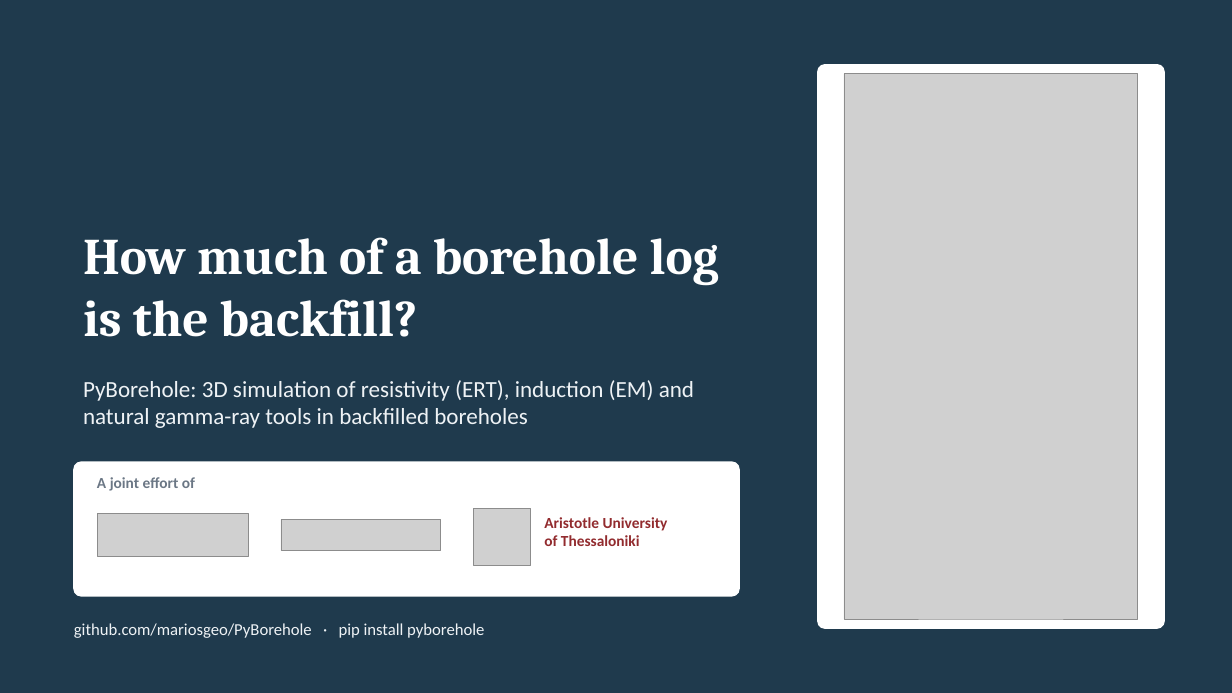
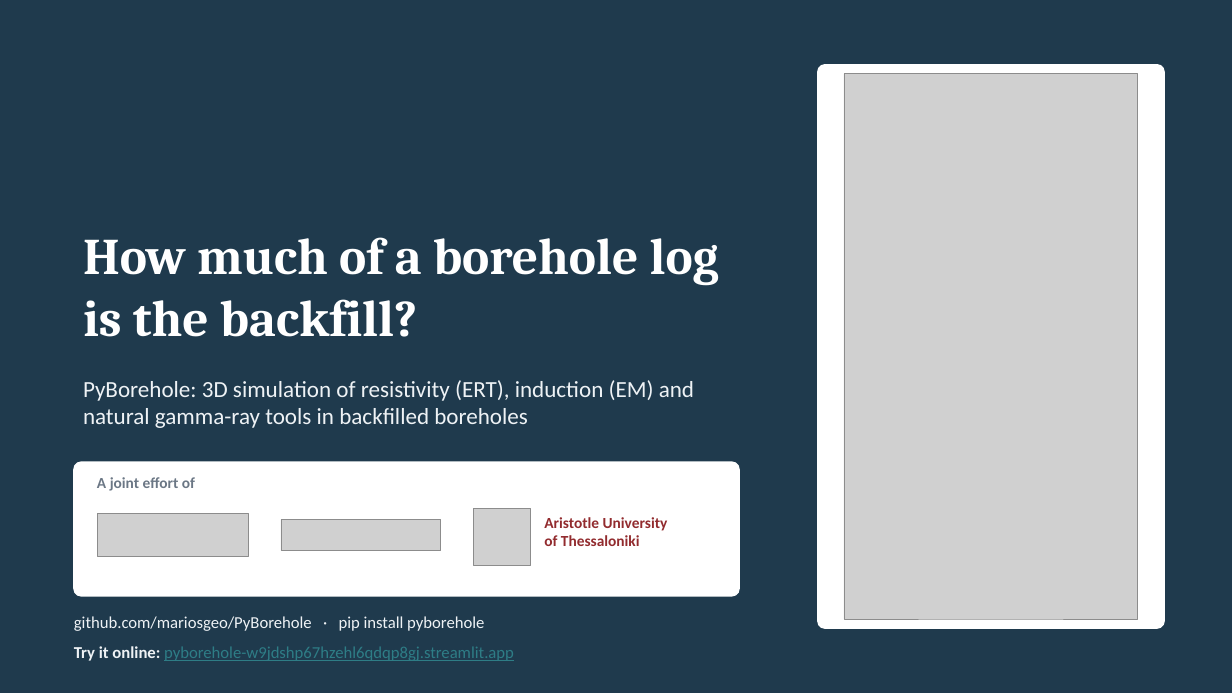
Before and after one commit to mariosgeo/PyBorehole, a slide deck: slide 1 of docs/PyBorehole_presentation.pptx. Drawn at 1232x693 pixels with LibreOffice and Linux fonts; fonts in the diff are those of the drawing; grey boxes stand for pictures. Boxes give left, top, right and bottom in pixels: in the first picture for what was removed or moved away, otherwise in the second. Text is boxed around its words. In the diff, an @@ line names an element or a change of style, - is before the commit and + after.

```diff
--- a/docs/PyBorehole_presentation.pptx
+++ b/docs/PyBorehole_presentation.pptx
@@ text "github.com/mariosgeo/PyBorehole · pip install pyborehole": place and size @@
-text "github.com/mariosgeo/PyBorehole · pip install pyborehole" at <box>74,623,484,638</box>
+text "github.com/mariosgeo/PyBorehole · pip install pyborehole" at <box>74,616,484,631</box>
@@ text added at <box>74,646,514,661</box>, 13 pt, text #2E7D86, underline @@
+Try it online: pyborehole-w9jdshp67hzehl6qdqp8gj.streamlit.app
```
Also in this commit, not shown: 3 other slides changed, 1 slide added, 4 other files.
